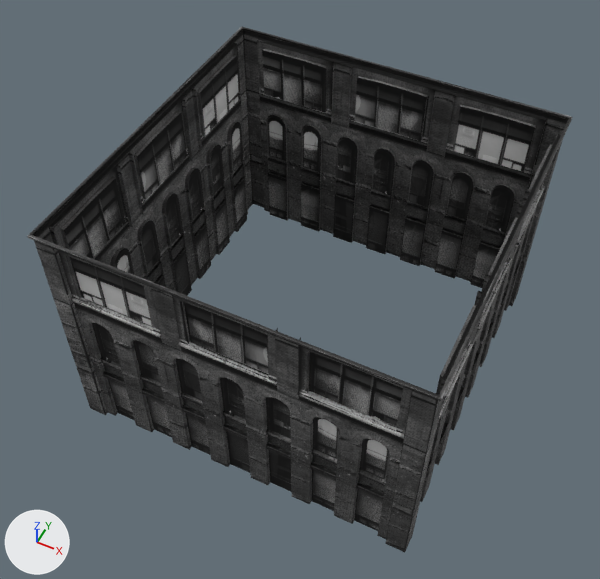
One commit to the FBX model Assets/Models/Buildings/skidrow_building_3.fbx: the scene before it, then after it.
Rendered twice from a camera (50 mm lens) standing at (6.61, -14.3, 20.33) and looking at (-0.26, -0.57, 3.16). The axes (+X, +Y, +Z) are drawn at lower left. The lights are the same throughout. The older version comes first. Where no turn or scale is listed for an object, it has been applied to the vertices. Vertices at exactly the same position are counted once.

Names of what the first picture shows: 'skidrow_building_3'.
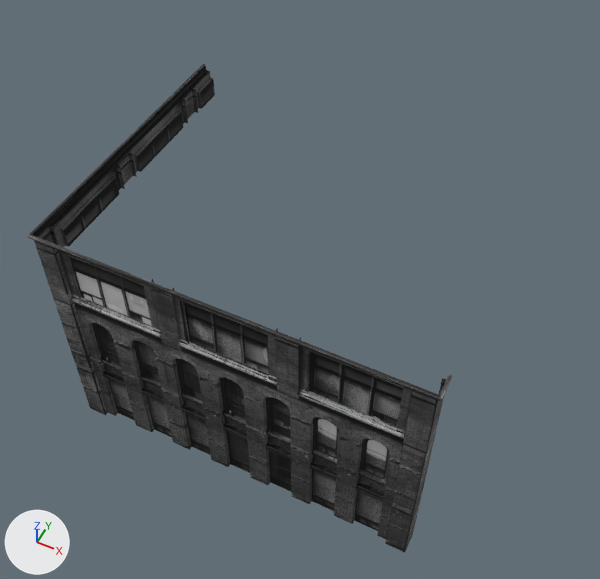
The newer file is also rescaled (x1.306), turned or shifted as a whole; pictures and numbers use the older file's frame.

The edits, one by one:
me_mesh is used by ob_skidrow_building_3; location (0.0, 0.0, 0.0).
me_mesh had 3172 vertices, 1584 faces and spanned x -4.98..4.98, y -4.98..4.98, z 0.0..7.03.
me_mesh now has 899 vertices, 982 faces and spans x -4.98..4.98, y -4.98..2.77, z 0.0..7.03.
me_mesh part 1: 153 loose pieces with 2094 vertices, spanning x -4.98..4.98, y -4.36..4.98, z 0.0..7.03, are deleted.
me_mesh part 2: 4 vertices moved from x -4.79..-4.68, y -1.81..4.36, z 4.71..6.84 to x -4.79..-4.68, y -1.81..2.77, z 6.06..6.84; 184 vertices removed from x -4.98..4.36, y -4.79..4.98, z 3.96..7.03; 29 vertices added at x -4.98..-4.68, y -4.36..2.77, z 6.06..7.03.
me_mesh part 3: 24 vertices removed from x 4.79..4.98, y -4.36..4.98, z 6.84..7.03.

What differs and where, as boxes (x1, y1, x2, y2) in the pictures (600 x 579 px):
'skidrow_building_3', reshaped (22% narrower, 7% shorter)
    before: (27, 26, 573, 552)
    after: (27, 64, 452, 552)
part 1 of me_mesh, deleted
    before: (101, 27, 571, 502)
part 2 of me_mesh, cut back
    before: (55, 26, 401, 461)
    after: (55, 64, 215, 247)
part 3 of me_mesh, deleted
    before: (442, 117, 573, 379)
